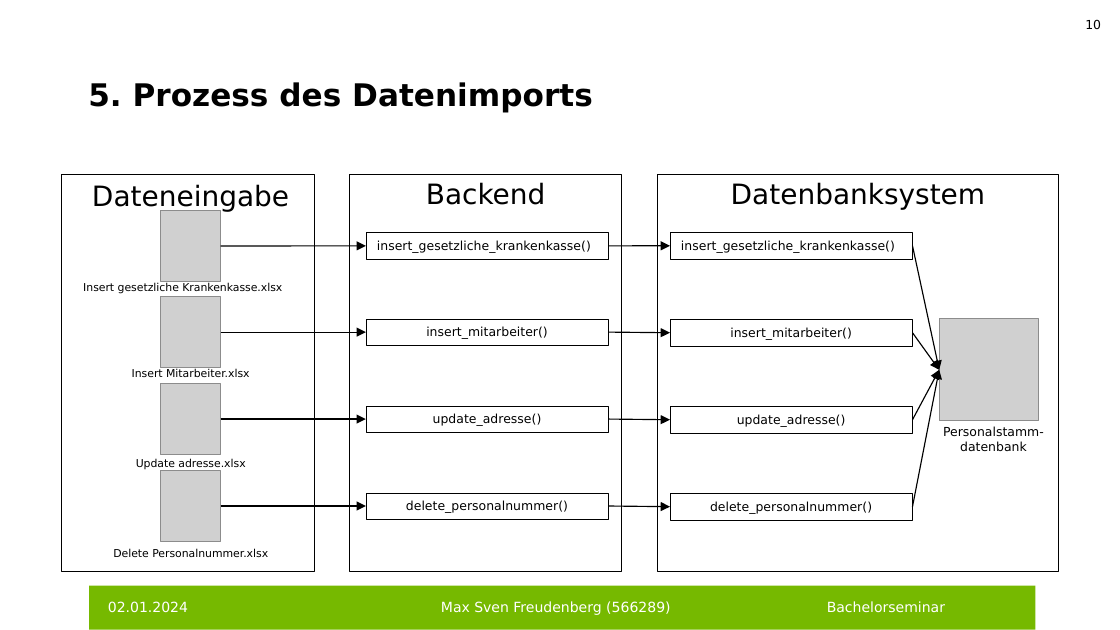
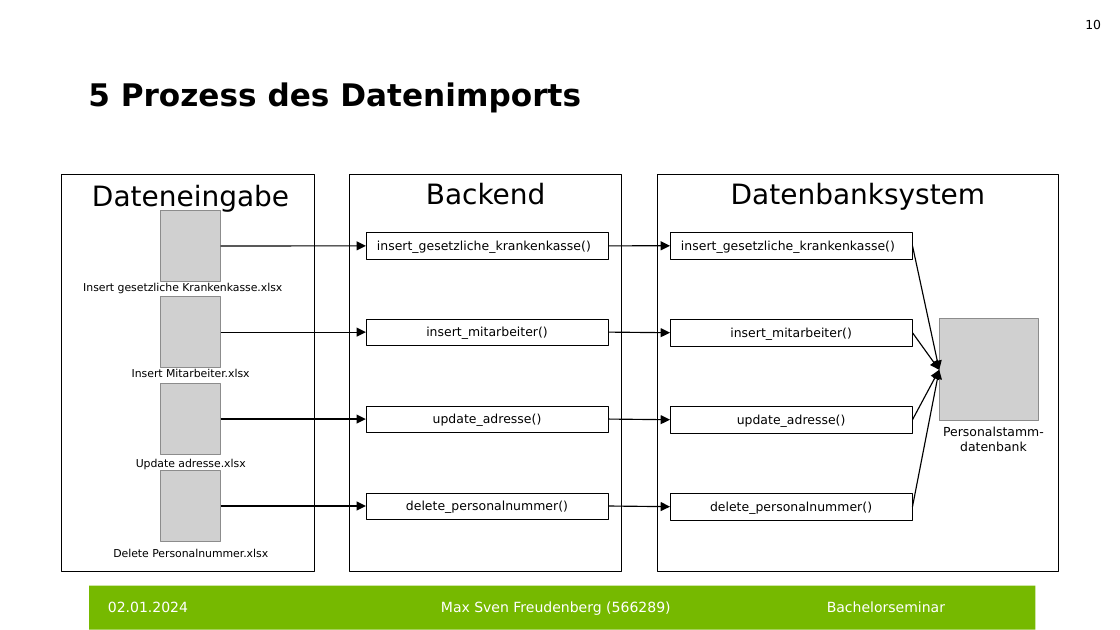
Before and after one commit to FreudenbergMax/Personalstammdatenbank, a slide deck: slide 10 of Präsentation Bacheloreminar Max Freudenberg.pptx. Drawn at 1120x630 pixels with LibreOffice and Linux fonts; fonts in the diff are those of the drawing; grey boxes stand for pictures; background and template pictures are left out. Boxes give left, top, right and bottom in pixels: in the first picture for what was removed or moved away, otherwise in the second. Text is boxed around its words. In the diff, an @@ line names an element or a change of style, - is before the commit and + after.

```diff
--- a/Präsentation Bacheloreminar Max Freudenberg.pptx
+++ b/Präsentation Bacheloreminar Max Freudenberg.pptx
@@ title at (88, 82, 581, 112): text changed @@
-5. Prozess des Datenimports
+5 Prozess des Datenimports
```
Also in this commit, not shown: 8 other slides changed, 1 slide added, 1 other file.
